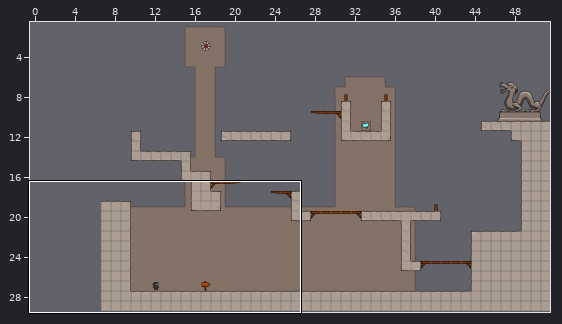
Tiled map: raw/levelconverter/maps/l02.tmx. The picture above shows the old version from afar; the outline marks the close-up.
Close-up. Before the commit:
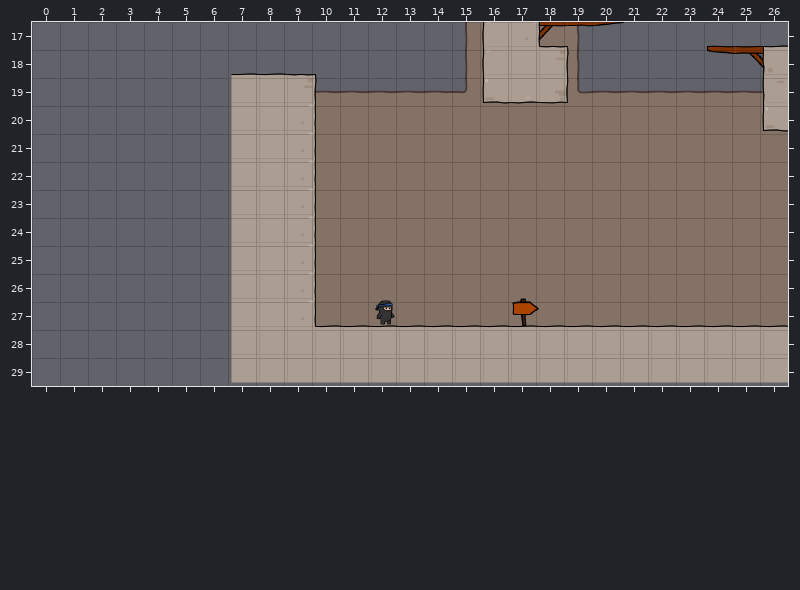
Cells are 40x40 px. Shown: x 0..26, y 17..29. The commit also changed other parts of the map, which this record leaves out. The old version is drawn lined up with the new one.
The same view after the edit:
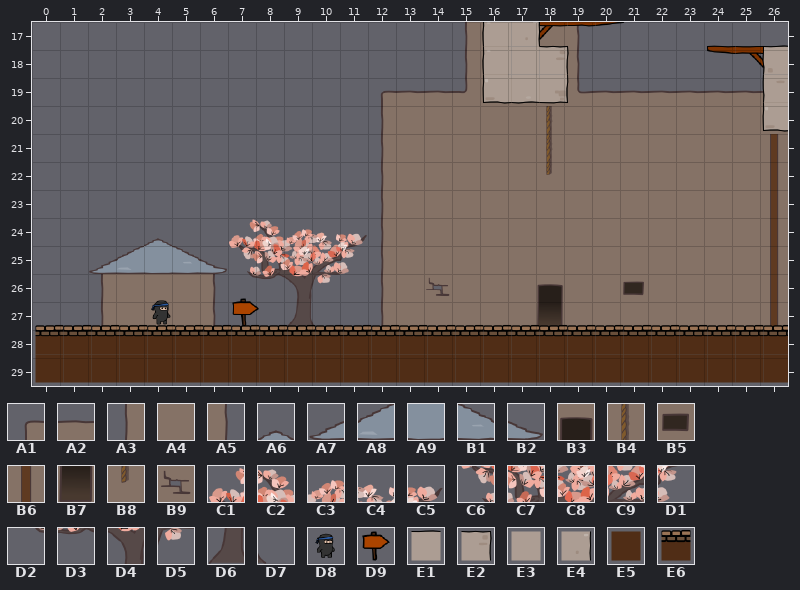
Key: from "background": A1 0, A2 1, A3 8, A4 9, A5 10, A6 58, A7 67, A8 68, A9 69, B1 70, B2 71, B3 72, B4 73, B5 74, B6 79, B7 80, B8 81, B9 96, C1 155, C2 156, C3 157, C4 158, C5 159, C6 163, C7 164, C8 165, C9 166, D1 167, D2 171, D3 172, D4 173, D5 174, D6 181, D7 182; from "objectpalette": D8 0; from "world1": D9 1, E1 33, E2 34, E3 41, E4 42, E5 45, E6 69.
__ is an empty cell.
Tiles replaced or removed in this view: A2, A4, D8, D9, E1, E2, E3, E4.
Difference:
Changed rows in their new state; .. is an unchanged cell.
map size 45x30 -> 52x30 cells (old content now starts at 7,0; both pictures use the new coordinates)
Layer "bg":
first column x 2:
19 .. .. .. .. .. .. .. .. __ __ A1 .. .. .. .. .. .. .. .. .. .. .. .. .. ..
20 .. .. .. .. .. .. .. .. __ __ A3 .. .. .. .. .. B4 .. .. .. .. .. .. .. ..
21 .. .. .. .. .. .. .. .. __ __ A3 .. .. .. .. .. B4 .. .. .. .. .. .. .. B6
22 .. .. .. .. .. .. .. .. __ __ A3 .. .. .. .. .. B8 .. .. .. .. .. .. .. B6
23 .. .. .. .. .. .. .. .. __ __ A3 .. .. .. .. .. .. .. .. .. .. .. .. .. B6
24 .. .. A6 .. .. C1 C2 C3 C4 C5 A3 .. .. .. .. .. .. .. .. .. .. .. .. .. B6
25 A7 A8 A9 B1 B2 C6 C7 C8 C9 D1 A3 .. .. .. .. .. .. .. .. .. .. .. .. .. B6
26 A3 A4 A4 A4 A5 D2 D3 D4 D5 __ A3 .. B9 .. .. .. B3 .. .. B5 .. .. .. .. B6
27 A3 A4 A4 A4 A5 .. .. D6 D7 __ A3 .. .. .. .. .. B7 .. .. .. .. .. .. .. B6
Layer "walls":
first column x 0:
19 .. .. .. .. .. .. .. __ __ __ .. .. .. .. .. .. .. .. .. .. .. .. .. .. .. .. ..
20 .. .. .. .. .. .. .. __ __ __ .. .. .. .. .. .. .. .. .. .. .. .. .. .. .. .. ..
21 .. .. .. .. .. .. .. __ __ __ .. .. .. .. .. .. .. .. .. .. .. .. .. .. .. .. ..
22 .. .. .. .. .. .. .. __ __ __ .. .. .. .. .. .. .. .. .. .. .. .. .. .. .. .. ..
23 .. .. .. .. .. .. .. __ __ __ .. .. .. .. .. .. .. .. .. .. .. .. .. .. .. .. ..
24 .. .. .. .. .. .. .. __ __ __ .. .. .. .. .. .. .. .. .. .. .. .. .. .. .. .. ..
25 .. .. .. .. .. .. .. __ __ __ .. .. .. .. .. .. .. .. .. .. .. .. .. .. .. .. ..
26 .. .. .. .. .. .. .. __ __ __ .. .. .. .. .. .. .. .. .. .. .. .. .. .. .. .. ..
27 .. .. .. .. .. .. .. D9 __ __ .. .. .. .. .. .. .. __ .. .. .. .. .. .. .. .. ..
28 E6 E6 E6 E6 E6 E6 E6 E6 E6 E6 E6 E6 E6 E6 E6 E6 E6 E6 E6 E6 E6 E6 E6 E6 E6 E6 E6
29 E5 E5 E5 E5 E5 E5 E5 E5 E5 E5 E5 E5 E5 E5 E5 E5 E5 E5 E5 E5 E5 E5 E5 E5 E5 E5 E5
Layer "objects":
first column x 4:
27 D8 .. .. .. .. .. .. .. __
Changed places in both close-ups, as pixel boxes (x1, y1, x2, y2):
changed: (35, 73, 788, 383)
